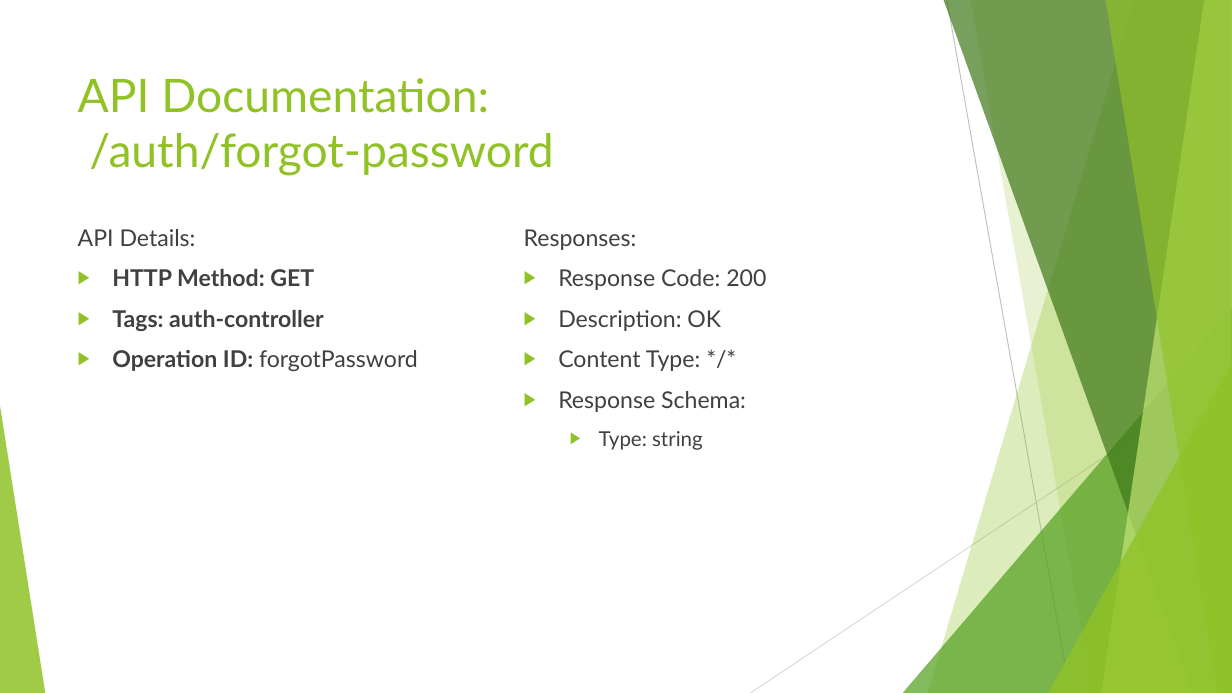
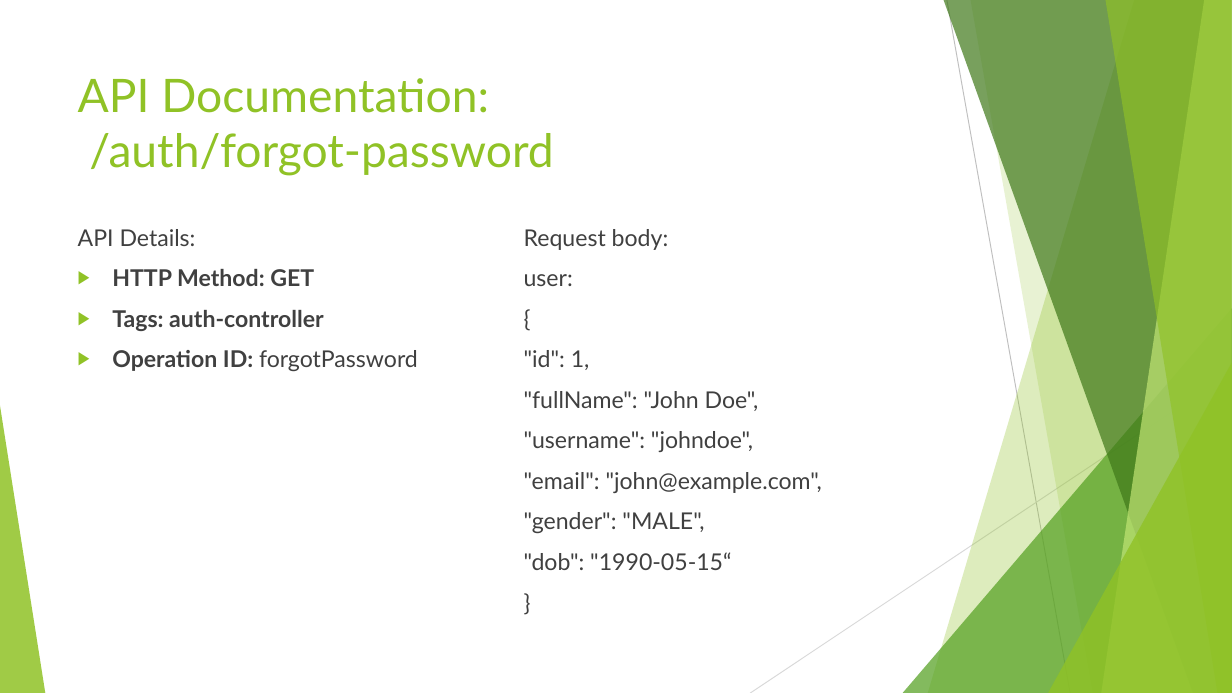
Before and after one commit to jidni911/sdcianSpring, a slide deck: slide 9 of Project SDC.pptx. Drawn at 1232x693 pixels with LibreOffice and Linux fonts; fonts in the diff are those of the drawing. Boxes give left, top, right and bottom in pixels: in the first picture for what was removed or moved away, otherwise in the second. Text is boxed around its words. In the diff, an @@ line names an element or a change of style, - is before the commit and + after.

```diff
--- a/Project SDC.pptx
+++ b/Project SDC.pptx
@@ text at (524,229,822,570): text changed @@
-Responses:
-▶ Response Code: 200
-▶ Description: OK
-▶ Content Type: */*
-▶ Response Schema:
-  ▶ Type: string
+Request body:
+user:
+{
+"id": 1,
+"fullName": "John Doe",
+"username": "johndoe",
+"email": "john@example.com",
+"gender": "MALE",
+"dob": "1990-05-15“
+}
```
Also in this commit, not shown: 14 other slides changed, 11 other files.
